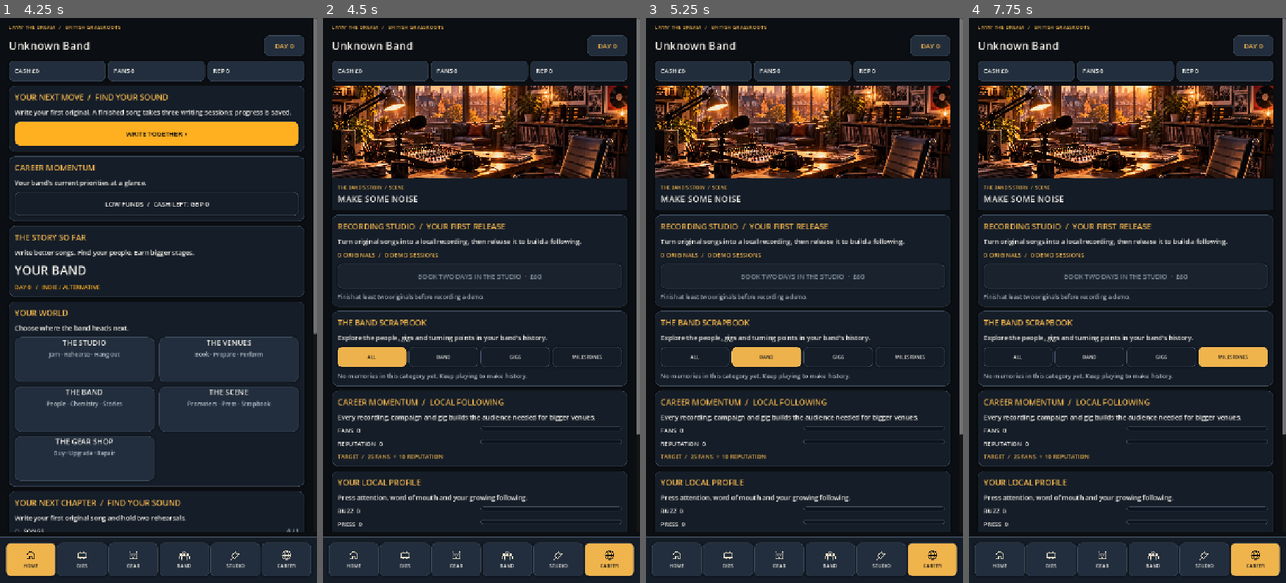
Above: before the commit, frames 1-4 (left to right).
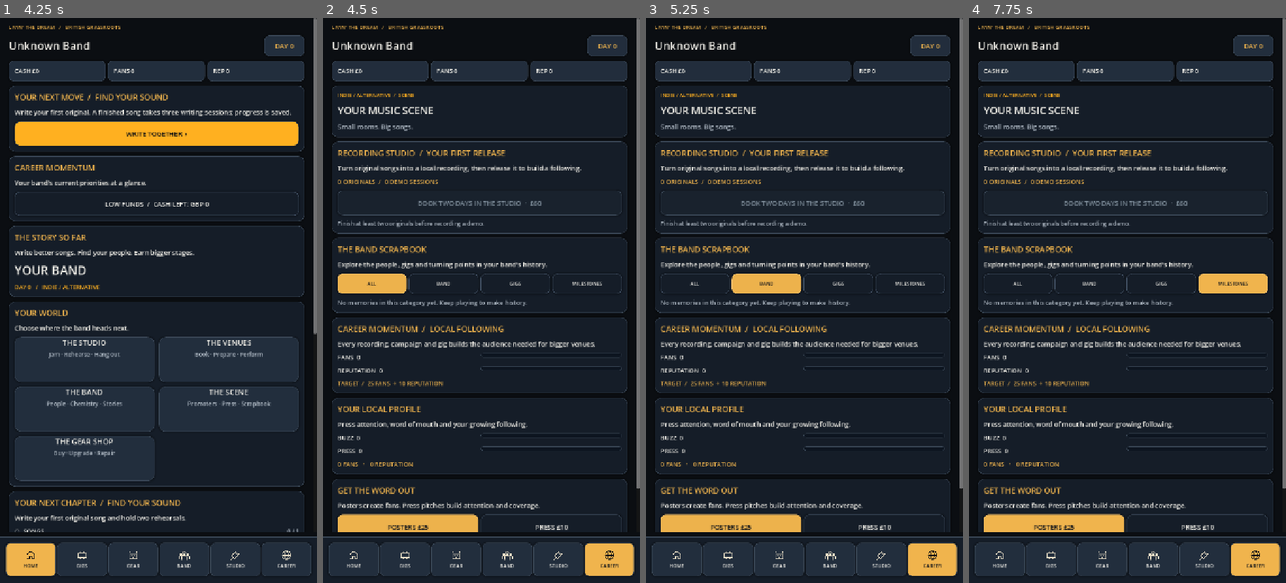
Above: after the commit, the same moments.

Repository: alimuir654-rgb/BandMaster
Game: Godot game, scene res://Scenes/CareerHub.tscn
Two runs of this game, one before a commit and one after it. Both use one fixed random seed, a clock stepped at 60 frames per second and the inputs below. This scene is started directly instead of the project's main scene.
Inputs (mouse positions are in pixels of both pictures, inside the frame that each line leads up to):
- Up to frame 1 (4.25 s): click "WRITE TOGETHER ›" at 0.5 s; click "JAM" at 1.25 s; click "HANG OUT" at 2 s; click "PROMOTE" at 2.75 s; click (31, 560) at 3.52 s
- Up to frame 2 (4.5 s): click "LOW FUNDS / CASH LEFT: GBP 0" at 4.25 s
- Up to frame 3 (5.25 s): click "BAND" at 5 s
- Up to frame 4 (7.75 s): click "GIGS" at 5.75 s; click "ALL" at 6.5 s; click "MILESTONES" at 7.25 s

Frame 1 is identical in both runs. In frame 2, 30% of the frame differs, in the area x 2-100%, y 12-91%; in frame 3, 30%; in frame 4, 30%.

Commit message:
Remove SVG banner fallback in favor of genre artwork slots and clean typography

Diff:
--- a/Scripts/career_hub.gd
+++ b/Scripts/career_hub.gd
@@ -37,14 +37,7 @@
 const Chemistry = preload("res://Scripts/band_chemistry_presentation.gd")
 const SAVE_PATH := "user://tour_save.json"
 const TABS := ["HOME","GIGS","GEAR","BAND","ACTIONS","SCENE"]
-const ART := {
- "HOME":"res://Art/uk_street_banner.svg",
- "GIGS":"res://Art/uk_gigs_banner.svg",
- "GEAR":"res://Art/uk_gear_banner.svg",
- "BAND":"res://Art/uk_band_banner.svg",
- "ACTIONS":"res://Art/uk_actions_banner.svg",
- "SCENE":"res://Art/uk_scene_banner.svg"
-}
+
 var save_data: Dictionary = {}
 var tab := "HOME"
 var message := ""
@@ -236,44 +229,35 @@
   _label(panel,entry,14,UI.WHITE)
 
 func _hero() -> void:
- var panel := PanelContainer.new()
- panel.add_theme_stylebox_override("panel",UI.flat(UI.ALT,12))
- content.add_child(panel)
- var frame := VBoxContainer.new()
- frame.add_theme_constant_override("separation",0)
- frame.size_flags_horizontal = Control.SIZE_EXPAND_FILL
- panel.add_child(frame)
- var path := "res://Art/Backgrounds/%s.webp" % tab.to_lower()
- if not ResourceLoader.exists(path):
-  path = "res://%s.webp" % tab.to_lower()
- var picture := TextureRect.new()
- picture.expand_mode = TextureRect.EXPAND_IGNORE_SIZE
- picture.stretch_mode = TextureRect.STRETCH_KEEP_ASPECT_COVERED
- picture.custom_minimum_size.y = CareerLayout.hero_height(get_viewport_rect().size.x)
- picture.mouse_filter = Control.MOUSE_FILTER_IGNORE
- if ResourceLoader.exists(path):
-  picture.texture = load(path)
+ var colours := UI.palette(_genre_id())
+ var profile: Dictionary = Genres.from_save(save_data)
+ var card := PanelContainer.new()
+ card.add_theme_stylebox_override("panel",UI.style(colours["panel"],12))
+ content.add_child(card)
+ var column := VBoxContainer.new()
+ column.add_theme_constant_override("separation",10)
+ card.add_child(column)
+ var genre_name := str(profile.get("name","Indie / Alternative")).to_upper()
+ _label(column,genre_name+"  /  "+tab,12,colours["accent"])
+ var titles := {
+  "HOME":"YOUR BAND. YOUR FUTURE.","GIGS":"THE LIVE CIRCUIT",
+  "GEAR":"FIND YOUR SOUND","BAND":"THE PEOPLE BEHIND THE MUSIC",
+  "ACTIONS":"THE WRITING ROOM","SCENE":"YOUR MUSIC SCENE"
+ }
+ _label(column,str(titles.get(tab,"THE NEXT CHAPTER")),23,UI.WHITE)
+ var art_path := "res://Art/Backgrounds/%s/%s.webp" % [_genre_id(),tab.to_lower()]
+ if not ResourceLoader.exists(art_path):
+  art_path = "res://Art/Backgrounds/shared/%s.webp" % tab.to_lower()
+ if ResourceLoader.exists(art_path):
+  var artwork := TextureRect.new()
+  artwork.expand_mode = TextureRect.EXPAND_IGNORE_SIZE
+  artwork.stretch_mode = TextureRect.STRETCH_KEEP_ASPECT_COVERED
+  artwork.custom_minimum_size.y = CareerLayout.hero_height(get_viewport_rect().size.x)
+  artwork.mouse_filter = Control.MOUSE_FILTER_IGNORE
+  artwork.texture = load(art_path)
+  column.add_child(artwork)
  else:
-  var fallback: String = str(ART.get(tab,""))
-  if ResourceLoader.exists(fallback):
-   picture.texture = load(fallback)
- frame.add_child(picture)
- var headline := {
-  "HOME":"YOUR BAND. YOUR FUTURE.",
-  "GIGS":"THE BRITISH LIVE CIRCUIT",
-  "GEAR":"SECOND-HAND MUSIC SHOP",
-  "BAND":"THE PEOPLE BEHIND THE MUSIC",
-  "ACTIONS":"ANOTHER DAY ON THE ROAD",
-  "SCENE":"MAKE SOME NOISE"
- }
- var caption := PanelContainer.new()
- caption.add_theme_stylebox_override("panel",UI.style(Color("#141C27"),0))
- frame.add_child(caption)
- var text_stack := VBoxContainer.new()
- text_stack.add_theme_constant_override("separation",3)
- caption.add_child(text_stack)
- _label(text_stack,"THE BAND'S STORY  /  "+tab,11,UI.AMBER)
- _label(text_stack,str(headline.get(tab,tab)),20,UI.WHITE)
+  _label(column,str(profile.get("tagline","Make your next move.")),15,UI.MUTED)
 
 
 func _home() -> void:
